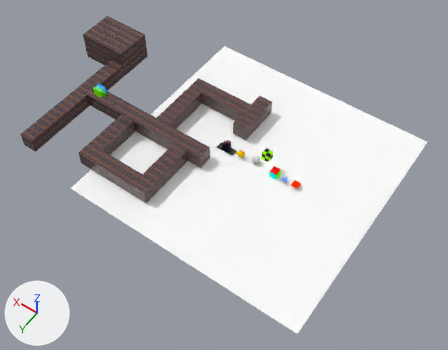
An edit to the Blender file examples/shapes/shapes.blend, drawn before and after from the same camera.
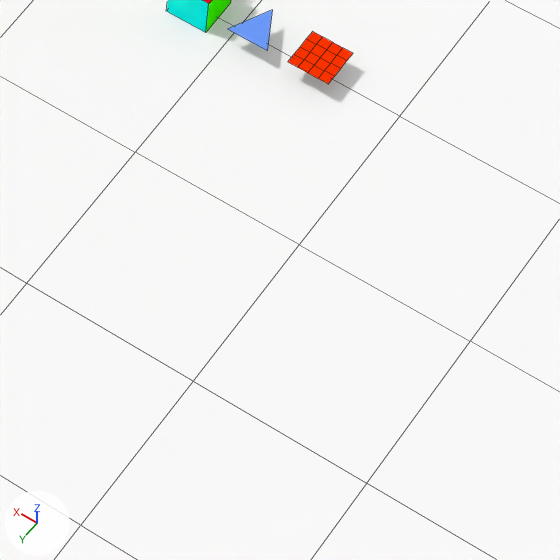
Old and new are each drawn whole from a camera (50 mm lens) standing at (-50.5, 83.7, 119.4) and looking at (4.8, 6.3, -2.2) and again close up on the part from 54% to 75% of the width and 50% to 78% of the height. Lighting does not change. The marker at lower left points along +X, +Y and +Z. The close-ups show mesh edges as thin lines.

Objects in the first close-up: 'Cube', 'Ground', 'Plane', 'Triangle'.
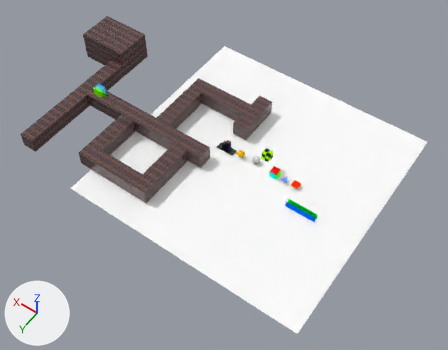
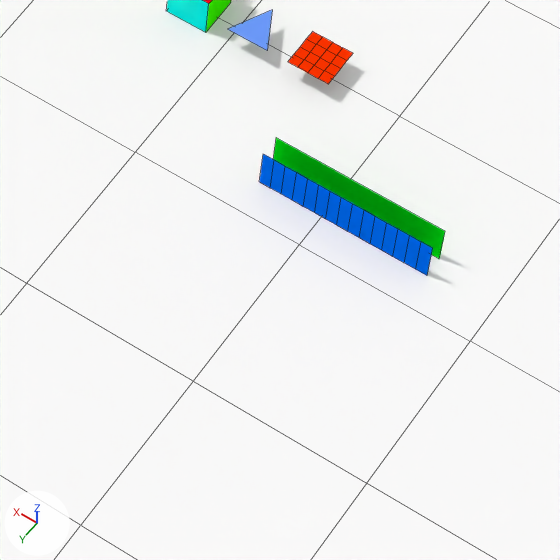
Changed parts and their boxes (x1, y1, x2, y2) in the close-ups (560 x 560 px):
'Plane.002', added
    after: (259, 154, 433, 276)
'Plane.001', added
    after: (273, 138, 445, 259)

The edits, one by one:
Mesh me_plane_002 is new.
It has 32 vertices, 15 faces and spans x -4.0..4.0, y 0.0, z -1.0..1.0.
It uses material mat_vertexpainting.
Mesh me_plane_001 is new.
It has 4 vertices, 1 face and spans x -4.0..4.0, y 0.0, z -1.0..1.0.
It uses material mat_vertexpainting.
Object 'Plane.002' (ob_plane_002) is new; it shows me_plane_002.
Its location is (-17.0, 6.28, 0.0).
Object 'Plane.001' (ob_plane_001) is new; it shows me_plane_001.
Its location is (-17.0, 5.28, 0.0).
